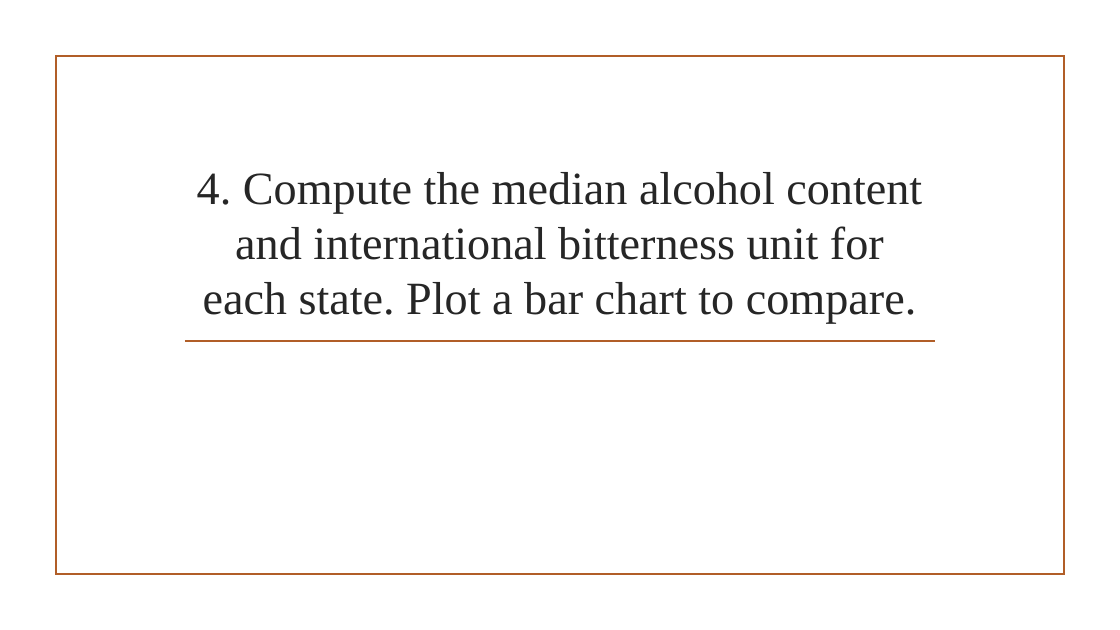
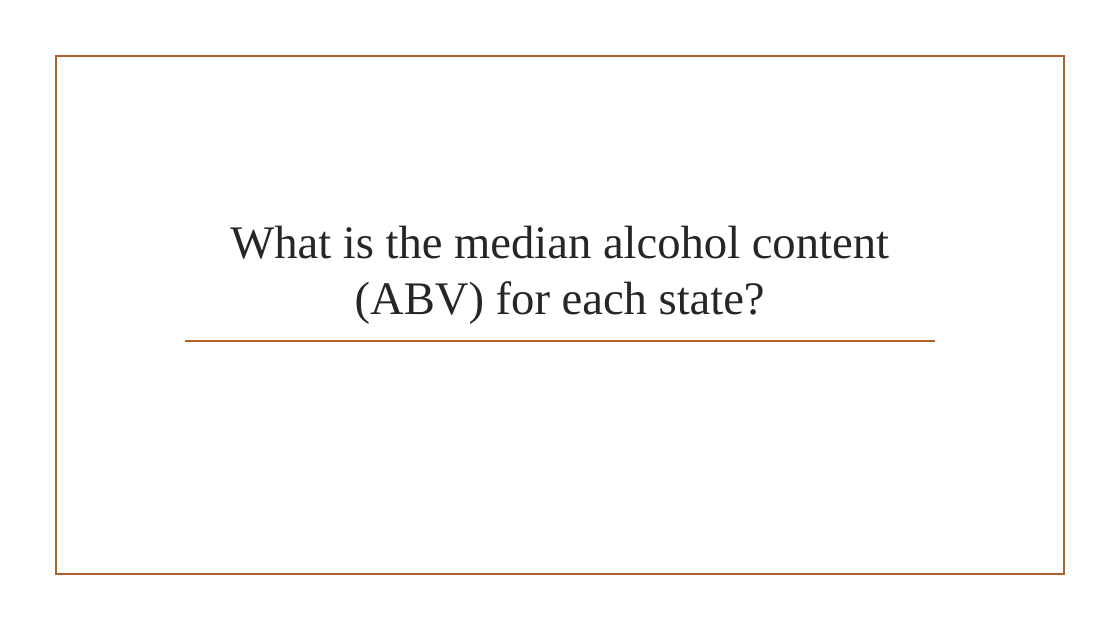
Before and after one commit to daveknockwin/MSDSCaseStudy1, a slide deck: slide 11 of The Pursuit of Hoppiness.pptx (slide 10 before the commit). Drawn at 1120x630 pixels with LibreOffice and Linux fonts; fonts in the diff are those of the drawing; background and template pictures are left out. Boxes give left, top, right and bottom in pixels: in the first picture for what was removed or moved away, otherwise in the second. Text is boxed around its words. In the diff, an @@ line names an element or a change of style, - is before the commit and + after.

```diff
--- a/The Pursuit of Hoppiness.pptx
+++ b/The Pursuit of Hoppiness.pptx
@@ title at (x1=230, y1=225, x2=889, y2=324): text changed; size 39.6 to 40 pt @@
-4. Compute the median alcohol content and international bitterness unit for each state. Plot a bar chart to compare.
+What is the median alcohol content (ABV) for each state?
```
Also in this commit, not shown: 16 other slides changed, 8 slides added, 3 slides removed.
